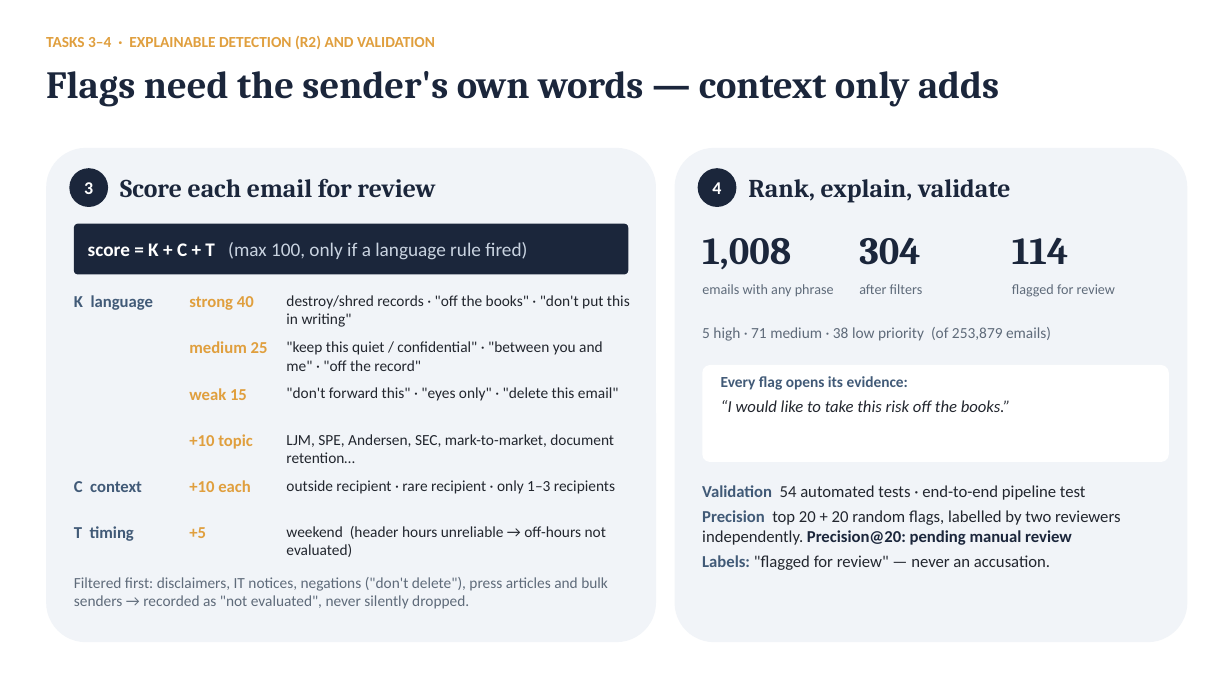
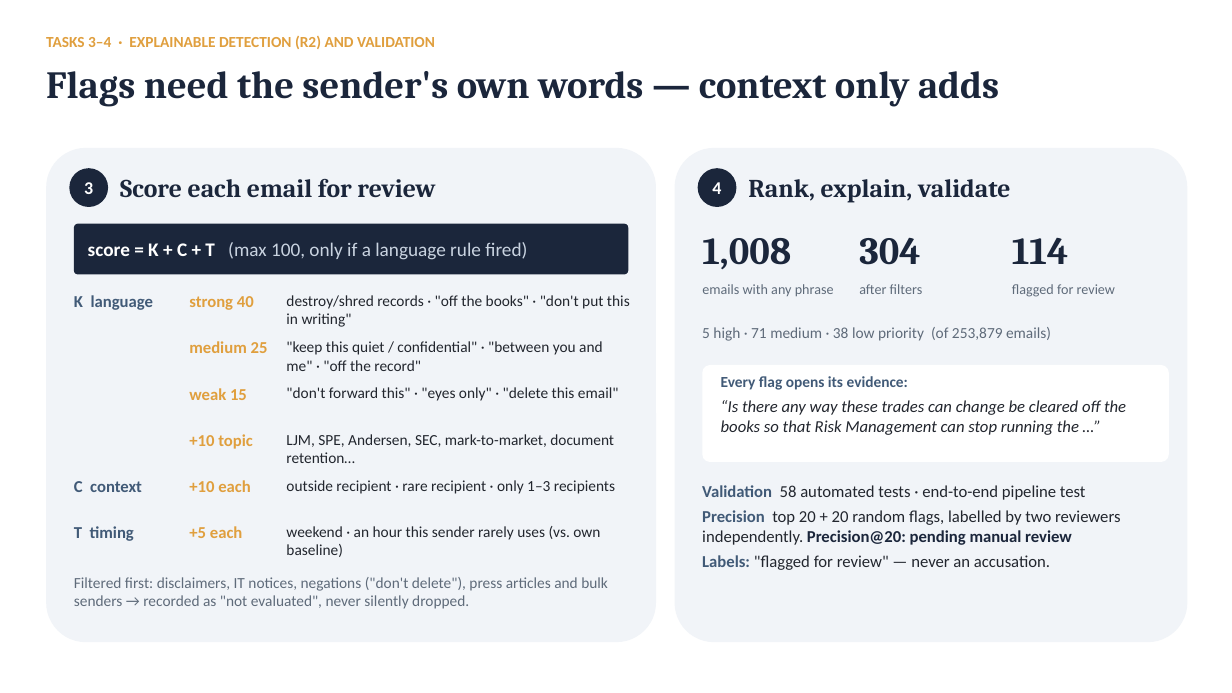
Before and after one commit to Akhilesh348/Neural_Nexus, a slide deck: slide 2 of docs/Enron_Insight_2_slides.pptx. Drawn at 1232x693 pixels with LibreOffice and Linux fonts; fonts in the diff are those of the drawing. Boxes give left, top, right and bottom in pixels: in the first picture for what was removed or moved away, otherwise in the second. Text is boxed around its words. In the diff, an @@ line names an element or a change of style, - is before the commit and + after.

```diff
--- a/docs/Enron_Insight_2_slides.pptx
+++ b/docs/Enron_Insight_2_slides.pptx
@@ text at (x1=721, y1=400, x2=1126, y2=435): text changed @@
-“I would like to take this risk off the books.”
+“Is there any way these trades can change be cleared off the books so that Risk Management can stop running the …”
@@ text at (x1=702, y1=485, x2=1086, y2=500): text changed @@
-Validation 54 automated tests · end-to-end pipeline test
+Validation 58 automated tests · end-to-end pipeline test
@@ text at (x1=189, y1=526, x2=243, y2=538): text changed @@
-+5
++5 each
@@ text at (x1=286, y1=526, x2=600, y2=557): text changed @@
-weekend (header hours unreliable → off-hours not evaluated)
+weekend · an hour this sender rarely uses (vs. own baseline)
```
Also in this commit, not shown: 11 other files.
